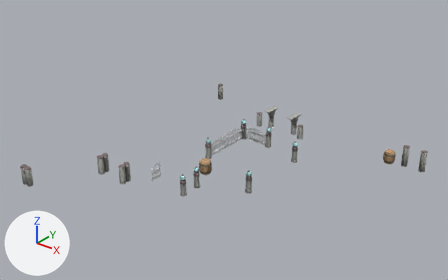
One commit to the glTF model www/models/iso_scenes/17.glb: the scene before it, then after it.
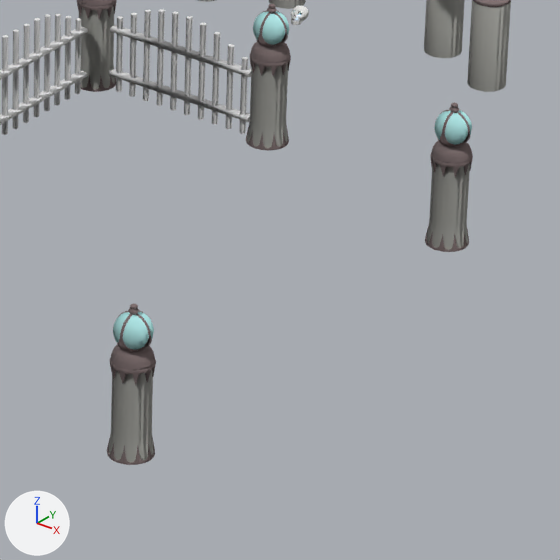
There are two pictures of each version: one whole from a 50 mm camera at (80.9, -105.9, 49.6) aimed at (26.2, -37.5, 7.2), one close up on the part from 51% to 69% of the width and 45% to 74% of the height. Arrows for +X, +Y and +Z are at lower left; the lights stay in place. Where no turn or scale is listed for an object, it has been applied to the vertices. Vertices at the same position are counted once.

Names of what the first close-up shows: 'colored', 'textured_7fd32a4d', 'textured_85cc445b'.
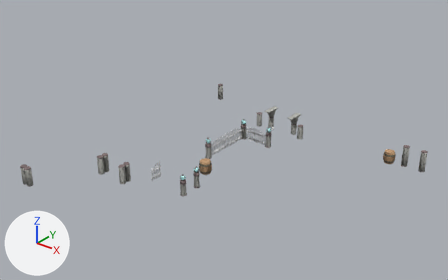
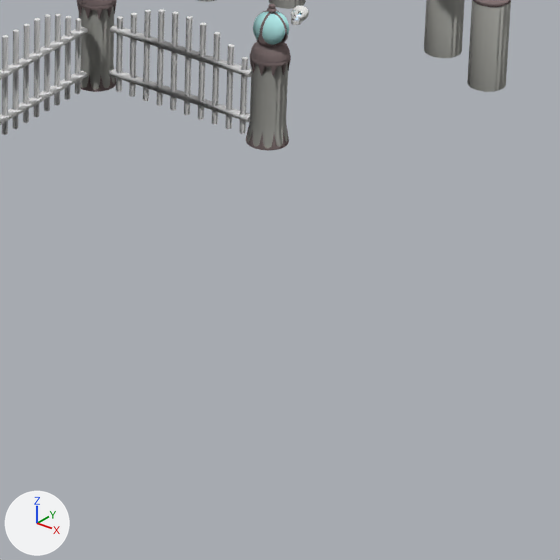
What differs and where, as boxes [x1, y1, x2, y2] in the close-ups (560 x 560 px):
'colored', reshaped
    before: [77, 0, 511, 465]
    after: [77, 0, 511, 151]
part 1 of me_mesh_0, deleted
    before: [107, 102, 473, 465]

What changed in the scene script:
```text
Change me_mesh_0:
    used by ob_colored; location = (0.0, 0.0, 0.0)
    remove me_mesh_0.from_pydata(...)  # 15981 vertices, 30694 faces; spans x 4.0..51.0, y -60.0..-16.0, z 1.0..8.5
    add me_mesh_0.from_pydata(...)  # 12687 vertices, 24402 faces; spans x 4.0..51.0, y -60.0..-16.0, z 1.0..8.5
    me_mesh_0 part 1: 10 loose pieces with 3294 vertices, spanning x 35.0..36.0, y -44.0..-31.0, z 4.0..7.5, are deleted
```
